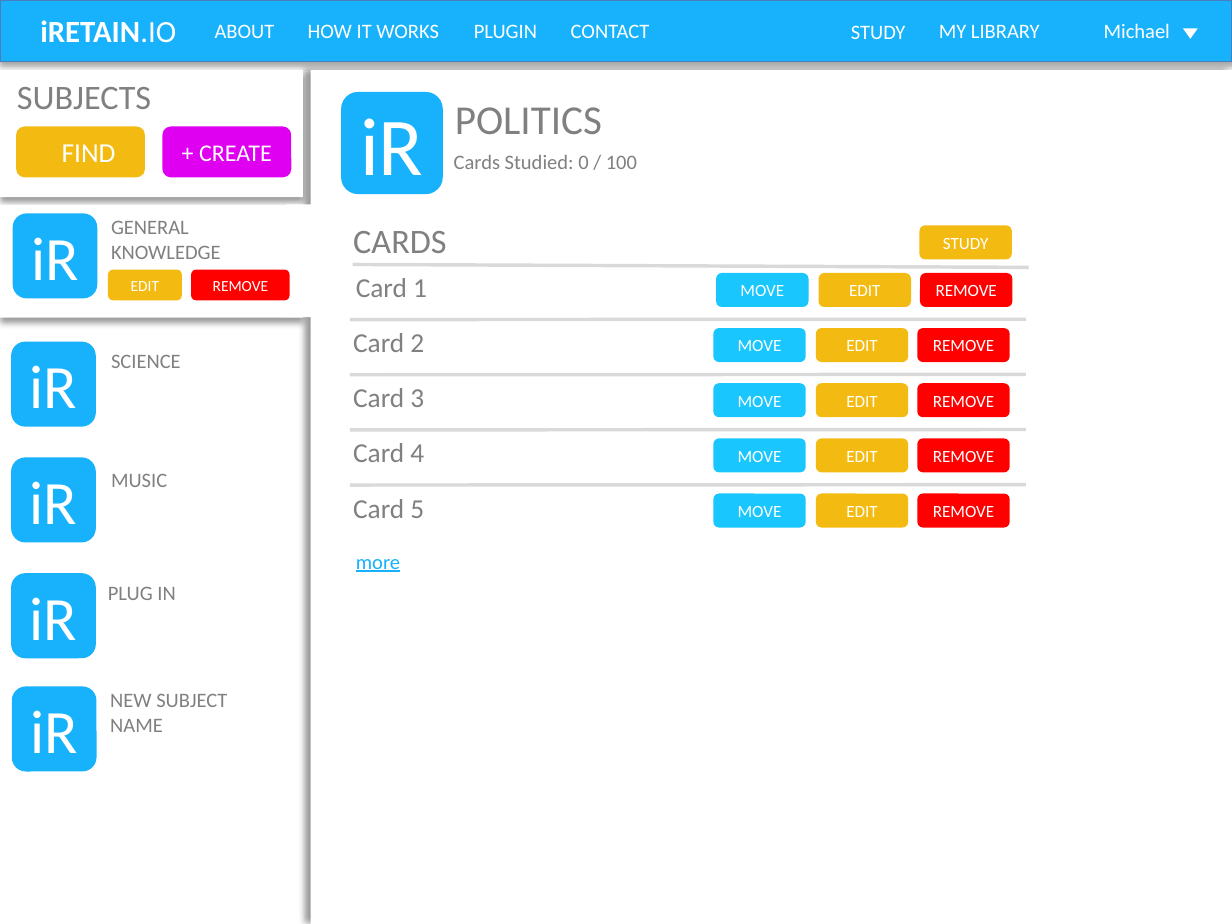
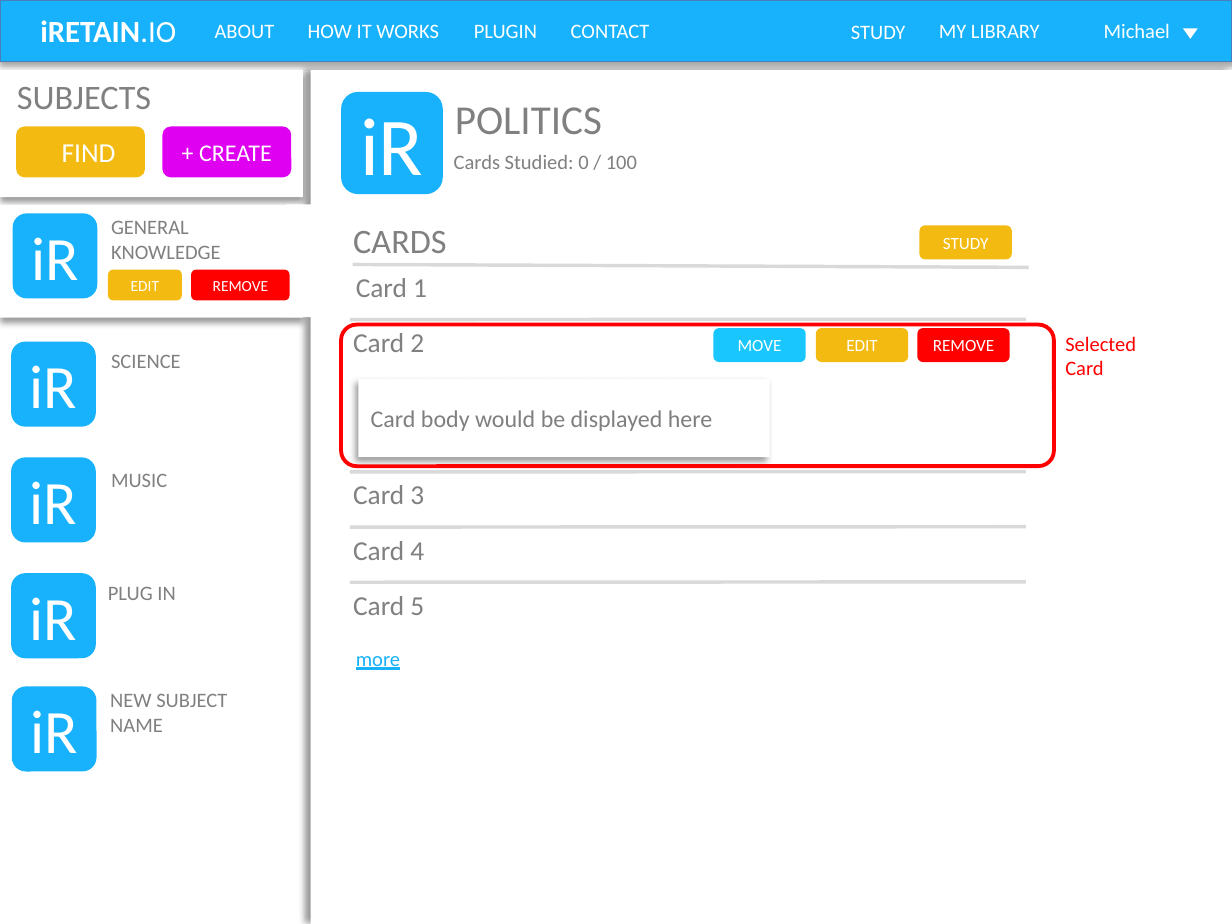
Before and after one commit to mvincent7891/iRETAIN, a slide deck: slide 7 of docs/Wireframes/Wireframes_ppt.pptx. Drawn at 1232x924 pixels with LibreOffice and Linux fonts; fonts in the diff are those of the drawing; background and template pictures are left out. Boxes give left, top, right and bottom in pixels: in the first picture for what was removed or moved away, otherwise in the second. Text is boxed around its words. In the diff, an @@ line names an element or a change of style, - is before the commit and + after.

```diff
--- a/docs/Wireframes/Wireframes_ppt.pptx
+++ b/docs/Wireframes/Wireframes_ppt.pptx
@@ rounded rectangle removed at <box>716,274,808,308</box> @@
-MOVE
@@ rounded rectangle removed at <box>818,274,910,308</box> @@
-EDIT
@@ rounded rectangle removed at <box>920,274,1013,308</box> @@
-REMOVE
@@ rounded rectangle added at <box>341,324,1055,466</box>, outline #FF0000 2.25 pt @@
@@ text added at <box>1065,336,1136,375</box>, 12 pt, text #FF0000 @@
+Selected
+Card
@@ rectangle added at <box>359,379,770,458</box>, fill #FFFFFF, 14 pt, text #7F7F7F @@
+Card body would be displayed here
@@ rounded rectangle removed at <box>713,383,806,418</box> @@
-MOVE
@@ rounded rectangle removed at <box>816,383,908,418</box> @@
-EDIT
@@ rounded rectangle removed at <box>918,383,1010,418</box> @@
-REMOVE
@@ rounded rectangle removed at <box>713,439,806,473</box> @@
-MOVE
@@ rounded rectangle removed at <box>816,439,908,473</box> @@
-EDIT
@@ rounded rectangle removed at <box>918,439,1010,473</box> @@
-REMOVE
@@ 3 texts, 2 lines: place and size @@
-3 texts, 2 lines at <box>350,375,1026,572</box>
+3 texts, 2 lines at <box>350,472,1026,670</box>
@@ rounded rectangle removed at <box>713,494,806,529</box> @@
-MOVE
@@ rounded rectangle removed at <box>816,494,908,529</box> @@
-EDIT
@@ rounded rectangle removed at <box>918,494,1010,529</box> @@
-REMOVE
@@ text "Card 5": place and size @@
-text "Card 5" at <box>353,499,424,518</box>
+text "Card 5" at <box>353,596,424,615</box>
@@ line moved from (350, 485) - (1026, 484) to (350, 583) - (1026, 582) @@
```
Also in this commit, not shown: 2 other slides changed, 9 other files.
